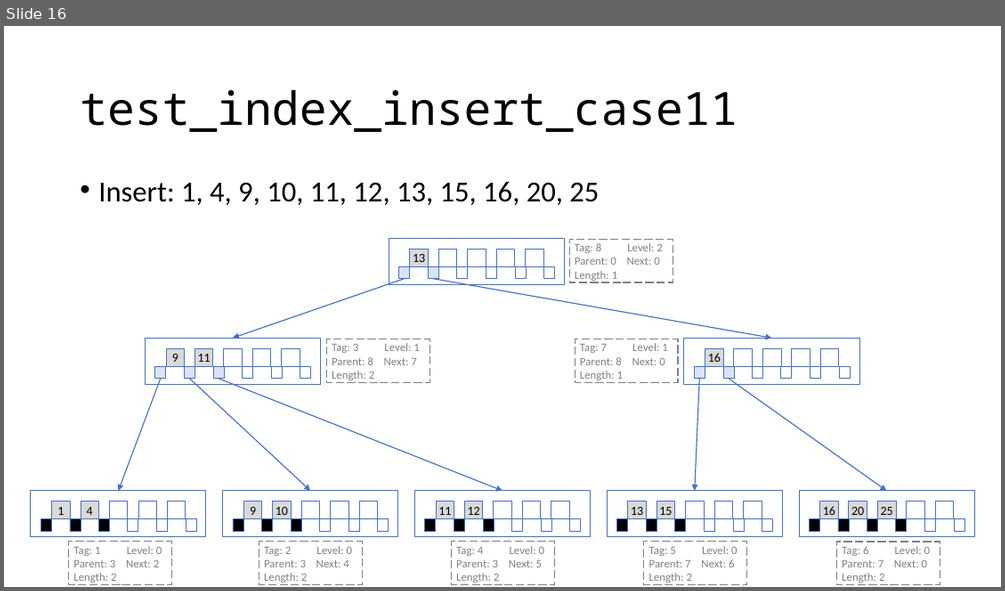
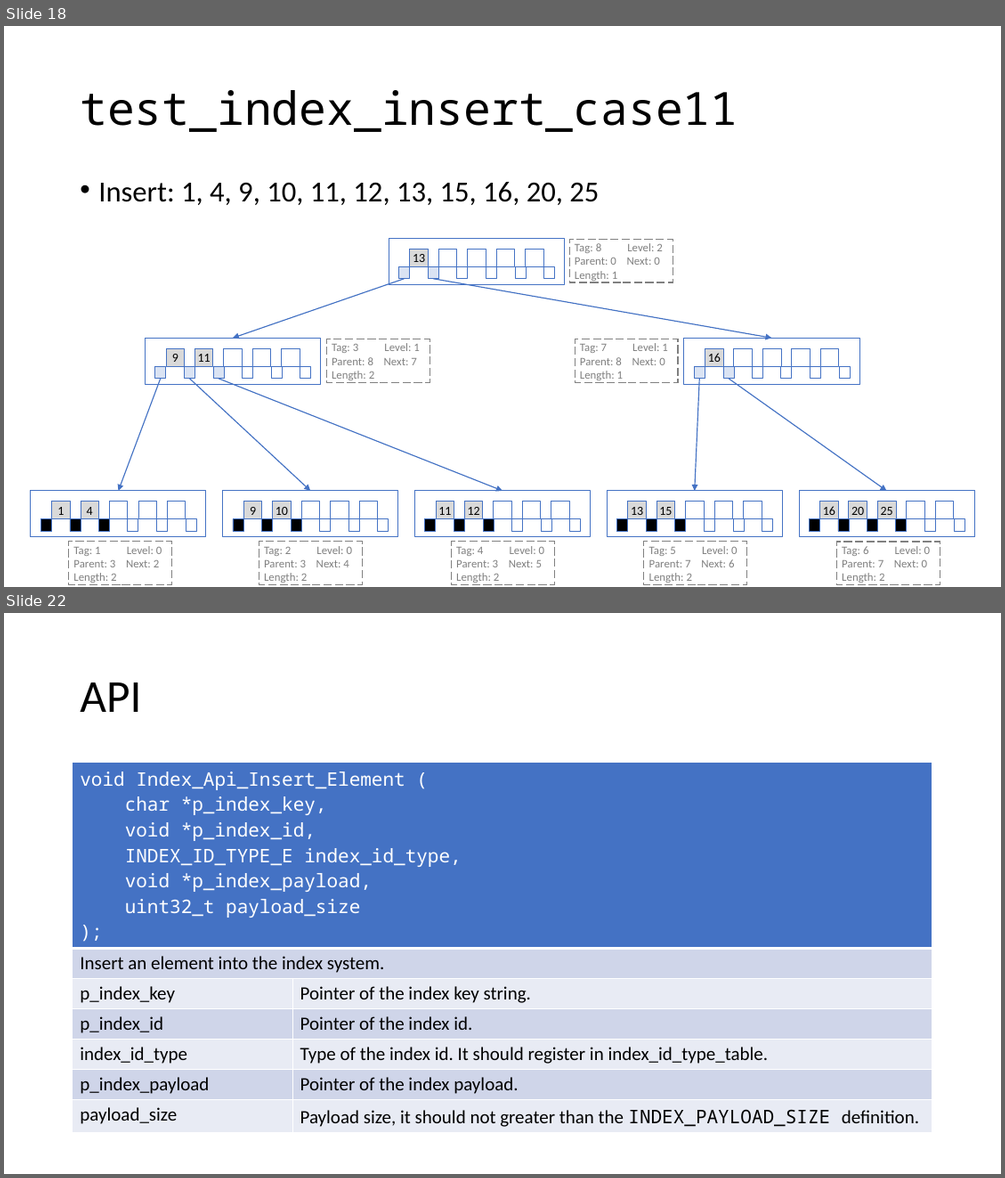
Before and after one commit to az801590/FacileDB, a slide deck: FacileDB.pptx. Shown one above the other, each under a label of ours: slide 16 before the commit, slides 18 and 22 after it; the slides between them are not shown. The pictures are 1005x591 and 1005x1178 pixels, drawn with LibreOffice and Linux fonts; fonts in the diff are those of the drawing. Boxes give left, top, right and bottom in pixels: in the first picture for what was removed or moved away, otherwise in the second. Text is boxed around its words. In the diff, an @@ line names an element or a change of style, - is before the commit and + after.

Commit message:
new api for query index key exists

```diff
--- a/FacileDB.pptx
+++ b/FacileDB.pptx
@@ slide 22 added at <box>4,613,1001,1174</box>, background #FFFFFF @@
@@ title added at <box>80,682,141,712</box>, 44 pt, text #000000 @@
+API
@@ table added at <box>73,763,933,1130</box>, 7 rows, 2 columns @@
+void Index_Api_Insert_Element ( / char *p_index_key, / void *p_index_id, / INDEX_ID_TYPE_E index_id_type, / void *p_index_payload, / uint32_t payload_size / ); | 
+Insert an element into the index system. | 
+p_index_key | Pointer of the index key string.
+p_index_id | Pointer of the index id.
+index_id_type | Type of the index id. It should register in index_id_type_table.
+p_index_payload | Pointer of the index payload.
+payload_size | Payload size, it should not greater than the INDEX_PAYLOAD_SIZE definition.
@@ what was slide 16 is now slide 18 @@
```
Also in this commit, not shown: 1 slide changed, 6 other slides added, 3 other files.
